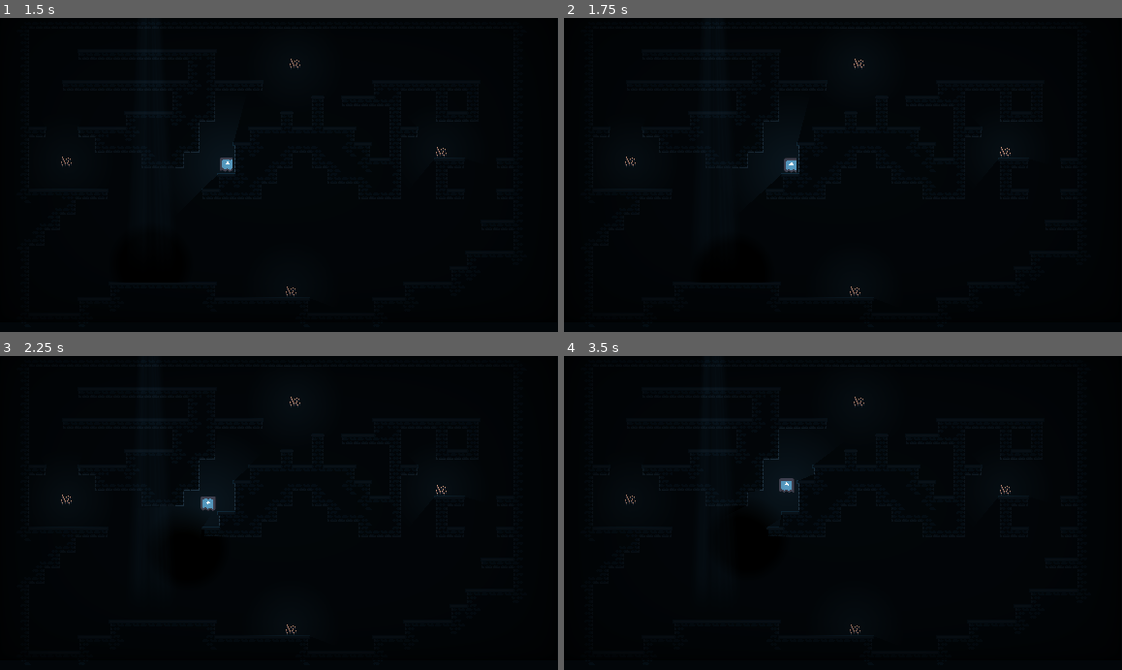
Above: before the commit, frames 1-4 (two rows, left to right).
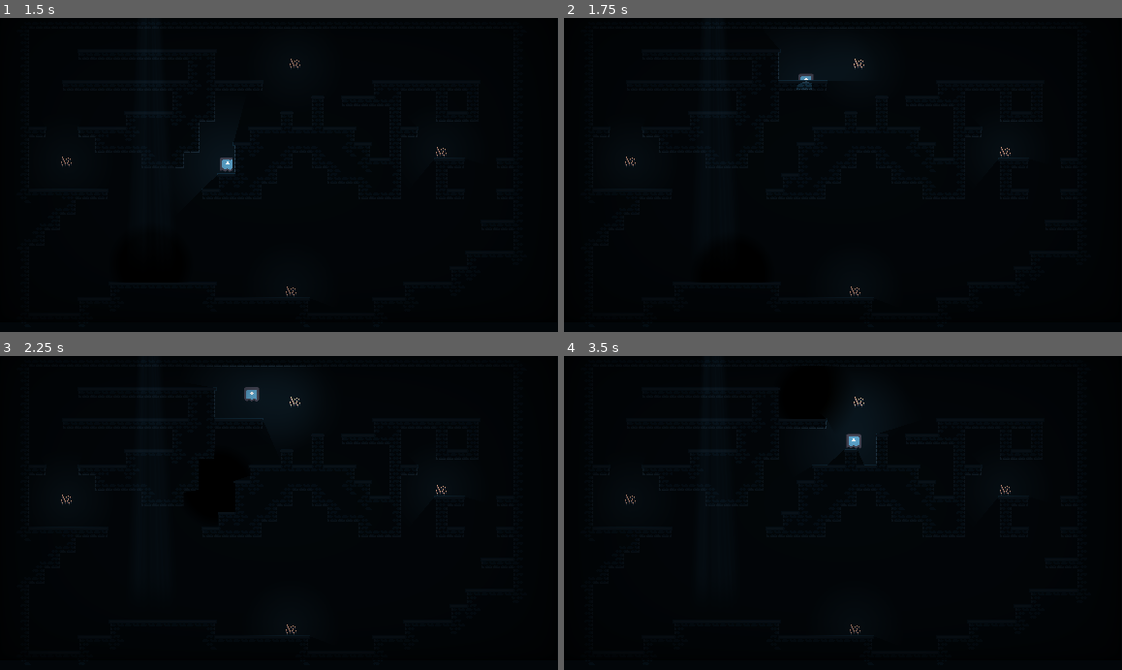
Above: after the commit, the same moments.

Repository: DerPW/godotwildjam74
Game: Godot game, scene res://scenes/main.tscn
Same seed, same stepped clock (60 frames per second), same inputs: the game is played once before the commit and once after it. The engine's default icon, where the game draws it, is replaced by a stand-in: a white triangle on a blue panel in a dark square.
Inputs:
- Up to frame 1 (1.5 s): hold D (right) from 0.53 s (still down); tap W (up) at 0.77 s
- Up to frame 2 (1.75 s): keep holding D (right); tap W (up) at 1.52 s
- Up to frame 3 (2.25 s): release D (right) at 2.03 s; hold A (left) from 2.03 s (still down)
- Up to frame 4 (3.5 s): release A (left) at 2.78 s; hold D (right) from 2.78 s (still down); tap W (up) at 3.02 s

Frame 1 is identical in both runs. In frame 2, 0.3% of the frame differs, in the area x 33-54%, y 11-50%; in frame 3, 0.8%, in the area x 31-54%, y 3-55%; in frame 4, 0.4%.

Commit message:
Update walls_tileset.tres

Diff:
--- a/assets/tilesets/walls_tileset.tres
+++ b/assets/tilesets/walls_tileset.tres
@@ -233,13 +233,13 @@
 0:0/0/terrain_set = 0
 0:0/0/terrain = 0
 0:0/0/occlusion_layer_0/polygon = SubResource("OccluderPolygon2D_dqath")
-0:0/0/physics_layer_0/polygon_0/points = PackedVector2Array(-7, -7, 7, -7, 7, -5, 6, -5, 6, 8, -6, 8, -6, -5, -7, -5)
+0:0/0/physics_layer_0/polygon_0/points = PackedVector2Array(-6, -8, 6, -8, 6, 8, -6, 8)
 0:0/0/terrains_peering_bit/bottom_side = 0
 1:0/0 = 0
 1:0/0/terrain_set = 0
 1:0/0/terrain = 0
 1:0/0/occlusion_layer_0/polygon = SubResource("OccluderPolygon2D_hrp5p")
-1:0/0/physics_layer_0/polygon_0/points = PackedVector2Array(-8, -8, 8, -8, 8, 8, -6, 8, -6, 3, -8, 3)
+1:0/0/physics_layer_0/polygon_0/points = PackedVector2Array(-6, -8, 8, -8, 8, 8, -6, 8)
 1:0/0/terrains_peering_bit/right_side = 0
 1:0/0/terrains_peering_bit/bottom_side = 0
 2:0/0 = 0
@@ -254,14 +254,14 @@
 3:0/0/terrain_set = 0
 3:0/0/terrain = 0
 3:0/0/occlusion_layer_0/polygon = SubResource("OccluderPolygon2D_pdj6u")
-3:0/0/physics_layer_0/polygon_0/points = PackedVector2Array(-8, -8, 8, -8, 8, -4, 6, -4, 6, 8, -6, 8, -6, 3, -8, 3)
+3:0/0/physics_layer_0/polygon_0/points = PackedVector2Array(-8, -8, 6, -8, 6, -4, 6, 8, -6, 8, -6, 3, -8, 3)
 3:0/0/terrains_peering_bit/bottom_side = 0
 3:0/0/terrains_peering_bit/left_side = 0
 8:0/0 = 0
 8:0/0/terrain_set = 0
 8:0/0/terrain = 0
 8:0/0/occlusion_layer_0/polygon = SubResource("OccluderPolygon2D_ajxhf")
-8:0/0/physics_layer_0/polygon_0/points = PackedVector2Array(-8, -8, 8, -8, 8, 8, -6, 8, -6, 3, -6, -4, -8, -4)
+8:0/0/physics_layer_0/polygon_0/points = PackedVector2Array(-6, -8, 8, -8, 8, 8, -6, 8, -6, -4)
 8:0/0/terrains_peering_bit/right_side = 0
 8:0/0/terrains_peering_bit/bottom_right_corner = 0
 8:0/0/terrains_peering_bit/bottom_side = 0
@@ -290,7 +290,7 @@
 11:0/0/terrain_set = 0
 11:0/0/terrain = 0
 11:0/0/occlusion_layer_0/polygon = SubResource("OccluderPolygon2D_3n71h")
-11:0/0/physics_layer_0/polygon_0/points = PackedVector2Array(-8, -8, 8, -8, 8, -4, 6, -4, 6, 8, -8, 8)
+11:0/0/physics_layer_0/polygon_0/points = PackedVector2Array(-8, -8, 6, -8, 6, 8, -8, 8)
 11:0/0/terrains_peering_bit/bottom_side = 0
 11:0/0/terrains_peering_bit/bottom_left_corner = 0
 11:0/0/terrains_peering_bit/left_side = 0
@@ -373,7 +373,7 @@
 11:1/0/terrain_set = 0
 11:1/0/terrain = 0
 11:1/0/occlusion_layer_0/polygon = SubResource("OccluderPolygon2D_mdrr6")
-11:1/0/physics_layer_0/polygon_0/points = PackedVector2Array(-8, -8, 8, -8, 8, 3, 6, 3, 6, 8, -8, 8)
+11:1/0/physics_layer_0/polygon_0/points = PackedVector2Array(-8, -8, 6, -8, 6, 8, -8, 8)
 11:1/0/terrains_peering_bit/right_side = 0
 11:1/0/terrains_peering_bit/bottom_side = 0
 11:1/0/terrains_peering_bit/bottom_left_corner = 0
@@ -454,7 +454,7 @@
 8:2/0/terrain_set = 0
 8:2/0/terrain = 0
 8:2/0/occlusion_layer_0/polygon = SubResource("OccluderPolygon2D_pq1s0")
-8:2/0/physics_layer_0/polygon_0/points = PackedVector2Array(-8, -8, 8, -8, 8, 8, -6, 8, -6, 3, -8, 3)
+8:2/0/physics_layer_0/polygon_0/points = PackedVector2Array(-6, -8, 8, -8, 8, 8, -6, 8)
 8:2/0/terrains_peering_bit/right_side = 0
 8:2/0/terrains_peering_bit/bottom_right_corner = 0
 8:2/0/terrains_peering_bit/bottom_side = 0
@@ -602,7 +602,7 @@
 4:0/0/terrain_set = 0
 4:0/0/terrain = 0
 4:0/0/occlusion_layer_0/polygon = SubResource("OccluderPolygon2D_3lkvm")
-4:0/0/physics_layer_0/polygon_0/points = PackedVector2Array(-8, -8, 8, -8, 8, 3, 6, 3, 6, 8, -6, 8, -6, 3, -8, 3)
+4:0/0/physics_layer_0/polygon_0/points = PackedVector2Array(-8, -8, 6, -8, 6, 8, -6, 8, -6, 3, -8, 3)
 4:0/0/terrains_peering_bit/right_side = 0
 4:0/0/terrains_peering_bit/bottom_side = 0
 4:0/0/terrains_peering_bit/left_side = 0
@@ -642,7 +642,7 @@
 6:0/0/terrain_set = 0
 6:0/0/terrain = 0
 6:0/0/occlusion_layer_0/polygon = SubResource("OccluderPolygon2D_j1n42")
-6:0/0/physics_layer_0/polygon_0/points = PackedVector2Array(-8, -8, 8, -8, 8, 3, 6, 3, 6, 8, -8, 8)
+6:0/0/physics_layer_0/polygon_0/points = PackedVector2Array(-8, -8, 6, -8, 6, 8, -8, 8)
 6:0/0/terrains_peering_bit/right_side = 0
 6:0/0/terrains_peering_bit/bottom_side = 0
 6:0/0/terrains_peering_bit/bottom_left_corner = 0
